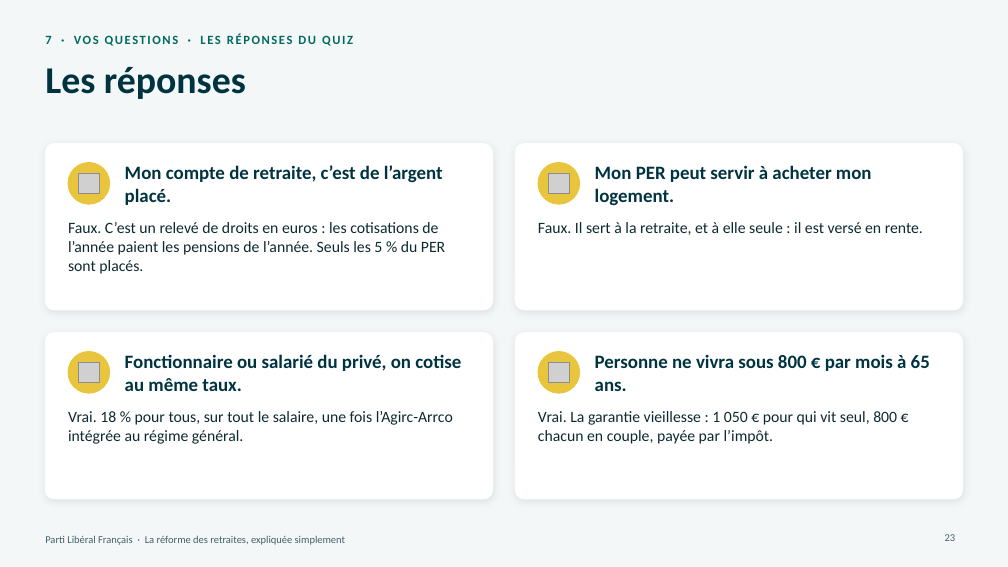
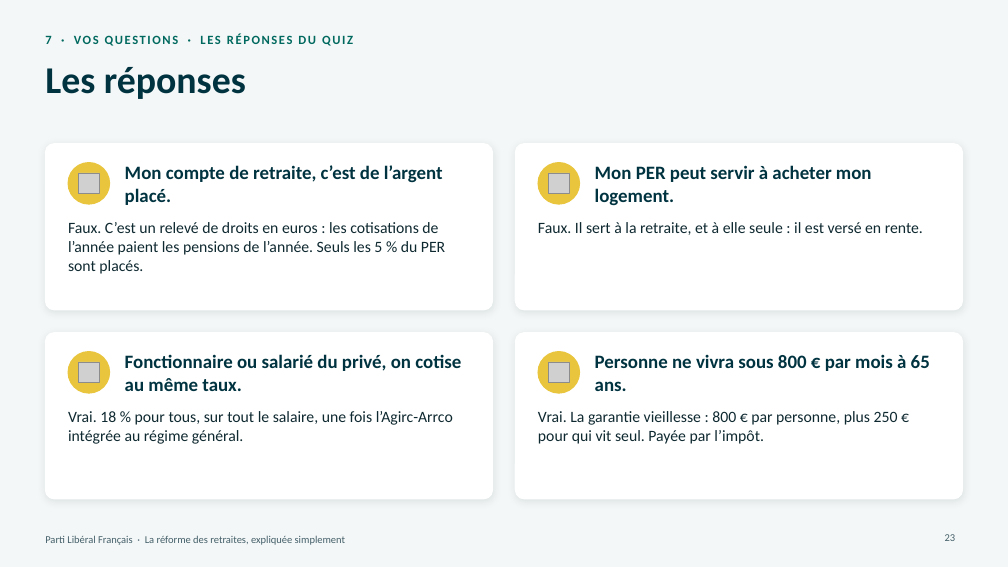
Before and after one commit to g-pliberal/retraitecomptenotionelle, a slide deck: slide 23 of docs/presentation_adherents_17_novembre_2026.pptx. Drawn at 1008x567 pixels with LibreOffice and Linux fonts; fonts in the diff are those of the drawing; grey boxes stand for pictures. Boxes give left, top, right and bottom in pixels: in the first picture for what was removed or moved away, otherwise in the second. Text is boxed around its words. In the diff, an @@ line names an element or a change of style, - is before the commit and + after.

```diff
--- a/docs/presentation_adherents_17_novembre_2026.pptx
+++ b/docs/presentation_adherents_17_novembre_2026.pptx
@@ text at box(538, 411, 898, 444): text changed @@
-Vrai. La garantie vieillesse : 1 050 € pour qui vit seul, 800 € chacun en couple, payée par l’impôt.
+Vrai. La garantie vieillesse : 800 € par personne, plus 250 € pour qui vit seul. Payée par l’impôt.
```
Also in this commit, not shown: 5 other slides changed.
